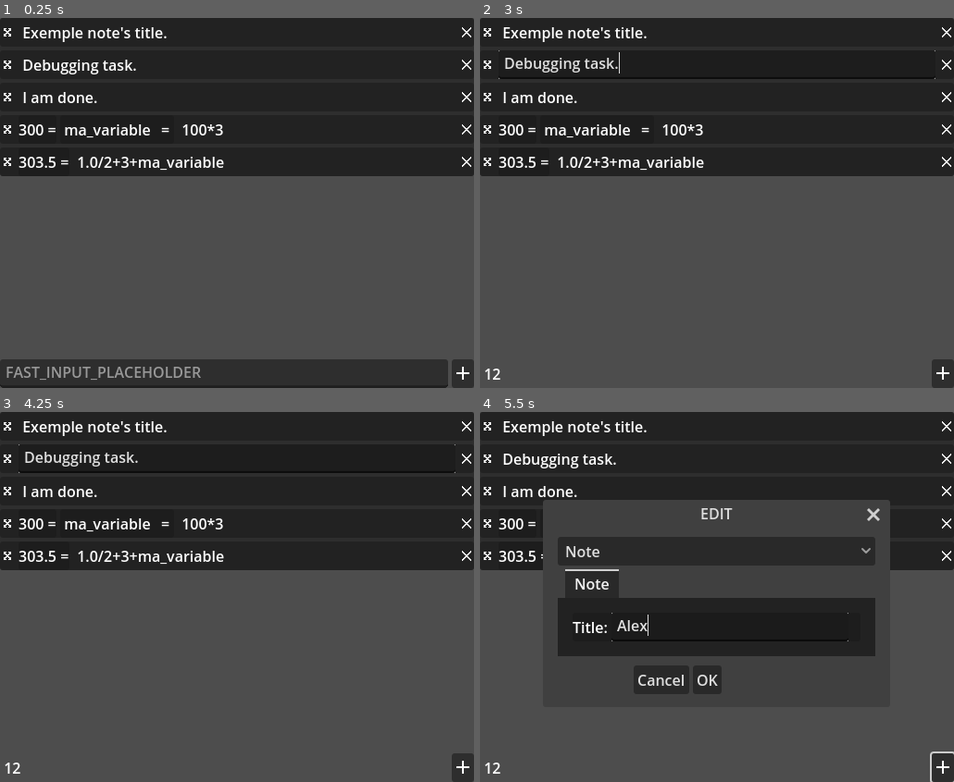
Above: before the commit, frames 1-4 (two rows, left to right).
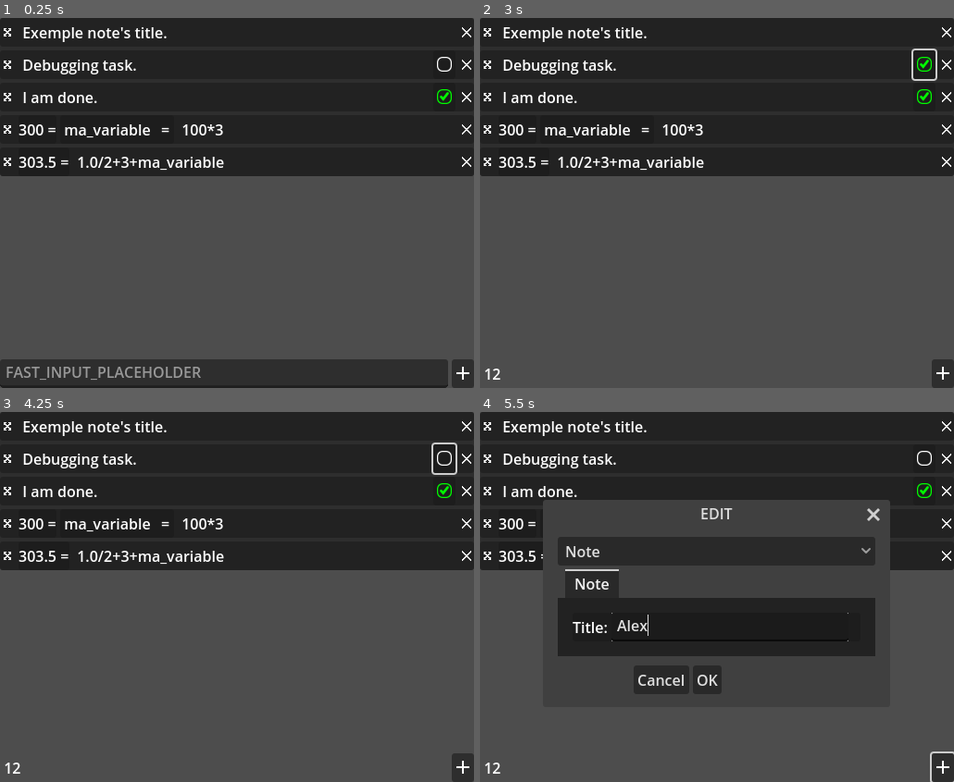
Above: after the commit, the same moments.

Repository: xorblo-doitus/Bloc-notes-plus-plus
Game: Godot game, scene res://src/app/main.tscn
Two runs of this game, one before a commit and one after it. Both use one fixed random seed, a clock stepped at 60 frames per second and the inputs below. The engine's default icon, where the game draws it, is replaced by a stand-in: a white triangle on a blue panel in a dark square.
Inputs (mouse positions are in pixels of both pictures, inside the frame that each line leads up to):
- Up to frame 1 (0.25 s): no input
- Up to frame 2 (3 s): click (702, 373) at 0.52 s; type "12" at 0.6 s; click (489, 32) at 1.27 s; click (489, 32) at 2.02 s; click (925, 66) at 2.77 s
- Up to frame 3 (4.25 s): click (445, 460) at 3.52 s
- Up to frame 4 (5.5 s): click (944, 767) at 4.25 s; click (731, 626) at 5.02 s; type "Alex" at 5.1 s

The runs differ from the first frame. In frame 1, 0.1% of the frame differs, in the area x 92-96%, y 10-24%; in frame 2, 0.9%, in the area x 3-97%, y 8-24%; in frame 3, 0.8%; in frame 4, 0.1%.

Commit message:
Added Task done widget

Diff:
--- a/src/gui/displaying_notes/note_display/default_note_uis.gd
+++ b/src/gui/displaying_notes/note_display/default_note_uis.gd
@@ -24,3 +24,9 @@
 	).set_display_widgets([
 		preload("res://src/gui/displaying_notes/note_display/widgets/variable_name.tscn"),
 	]).build()
+
+	NoteUI.new().set_type(Task).auto_inherit().set_type_translation_key(
+		"TASK"
+	).set_display_widgets([
+		preload("res://src/gui/displaying_notes/note_display/widgets/task_done.tscn"),
+	]).build()
--- /dev/null
+++ b/src/gui/displaying_notes/note_display/widgets/task_done.gd
@@ -0,0 +1,15 @@
+extends DisplayWidget
+
+
+@onready var done_check_box: CheckBox = %DoneCheckBox
+
+
+func _connect_to(_note: Note) -> void:
+	super(_note)
+
+	_connections.append(Connection.new(_note.done_toggled, set_done_status, true))
+	set_done_status()
+
+
+func set_done_status(status: bool = note.done) -> void:
+	done_check_box.button_pressed = status
--- /dev/null
+++ b/src/gui/displaying_notes/note_display/widgets/task_done.tscn
@@ -0,0 +1,16 @@
+[gd_scene load_steps=5 format=3 uid="uid://2pqeghw80w1v"]
+
+[ext_resource type="PackedScene" uid="uid://dufp1y5c7fj8" path="res://src/gui/displaying_notes/note_display/widgets/display_widget.tscn" id="1_g3fkh"]
+[ext_resource type="Script" path="res://src/gui/displaying_notes/note_display/widgets/task_done.gd" id="2_r3gmy"]
+[ext_resource type="Texture2D" uid="uid://c456shd2gp87u" path="res://src/assets/images/icons/checked.png" id="3_be7ob"]
+[ext_resource type="Texture2D" uid="uid://bhx4nlnc3d5ei" path="res://src/assets/images/icons/checkbox_background.png" id="4_ux0qn"]
+
+[node name="TaskDone" instance=ExtResource("1_g3fkh")]
+script = ExtResource("2_r3gmy")
+before = false
+
+[node name="DoneCheckBox" type="CheckBox" parent="." index="0"]
+unique_name_in_owner = true
+layout_mode = 2
+theme_override_icons/checked = ExtResource("3_be7ob")
+theme_override_icons/unchecked = ExtResource("4_ux0qn")
